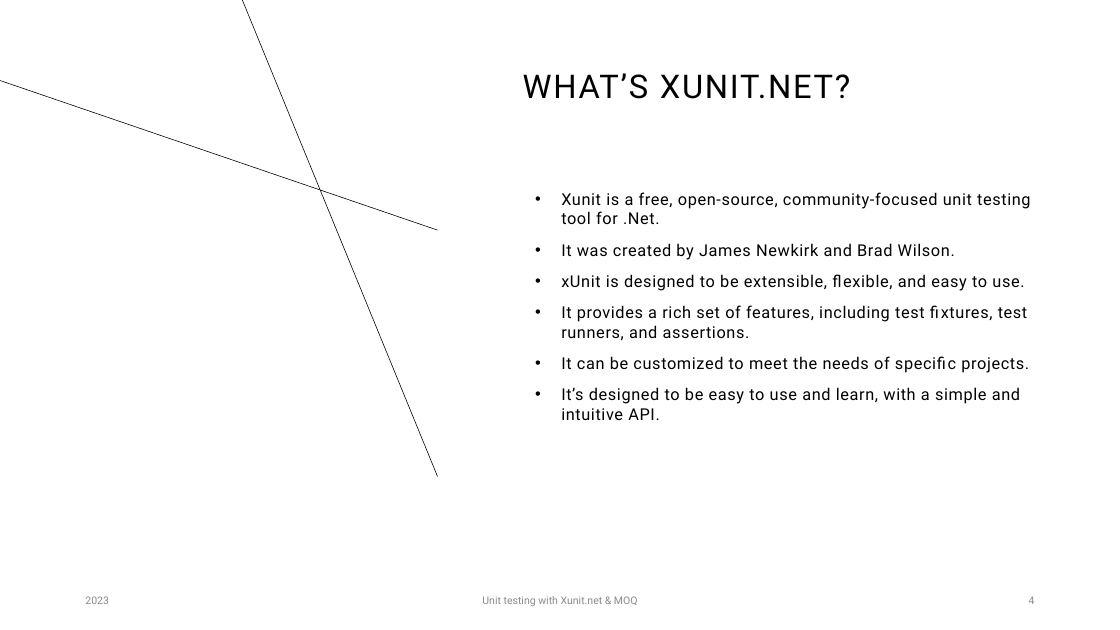
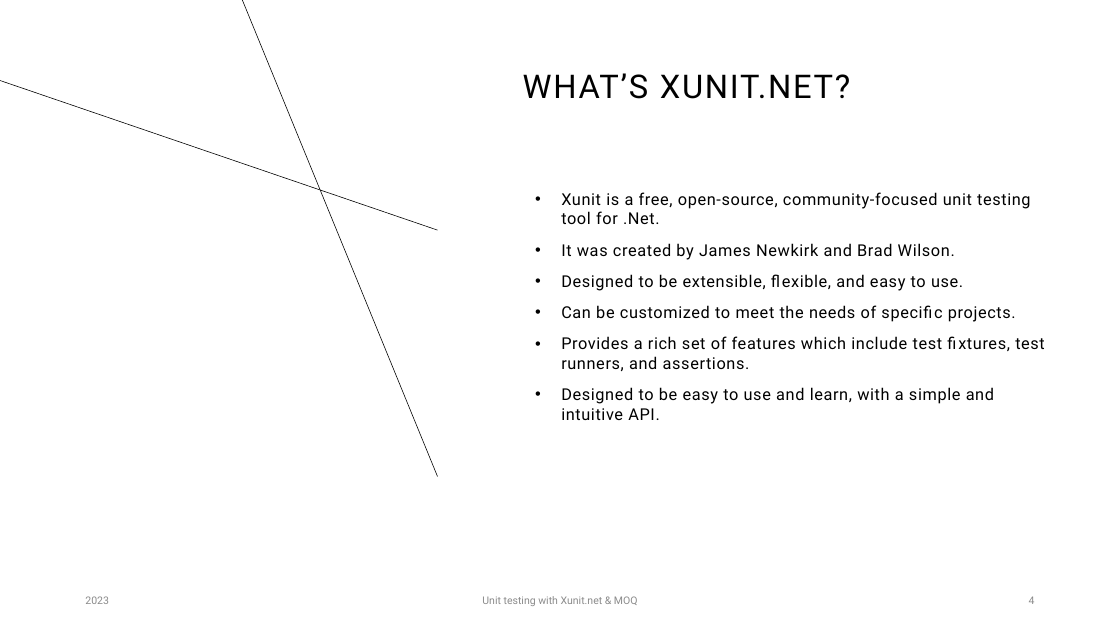
Before and after one commit to rysjones/XUnitPresentation, a slide deck: slide 4 of Presentation/Unit Testing with Xunit - Moq.pptx. Drawn at 1120x630 pixels with LibreOffice and Linux fonts; fonts in the diff are those of the drawing. Boxes give left, top, right and bottom in pixels: in the first picture for what was removed or moved away, otherwise in the second. Text is boxed around its words. In the diff, an @@ line names an element or a change of style, - is before the commit and + after.

Commit message:
Updated presentation with a few minor fixes.

```diff
--- a/Presentation/Unit Testing with Xunit - Moq.pptx
+++ b/Presentation/Unit Testing with Xunit - Moq.pptx
@@ text at [561, 274, 1045, 420]: text changed @@
-• xUnit is designed to be extensible, flexible, and easy to use.
-• It provides a rich set of features, including test fixtures, test runners, and assertions.
-• It can be customized to meet the needs of specific projects.
-• It’s designed to be easy to use and learn, with a simple and intuitive API.
+• Designed to be extensible, flexible, and easy to use.
+• Can be customized to meet the needs of specific projects.
+• Provides a rich set of features which include test fixtures, test runners, and assertions.
+• Designed to be easy to use and learn, with a simple and intuitive API.
```
Also in this commit, not shown: 3 other slides changed.
